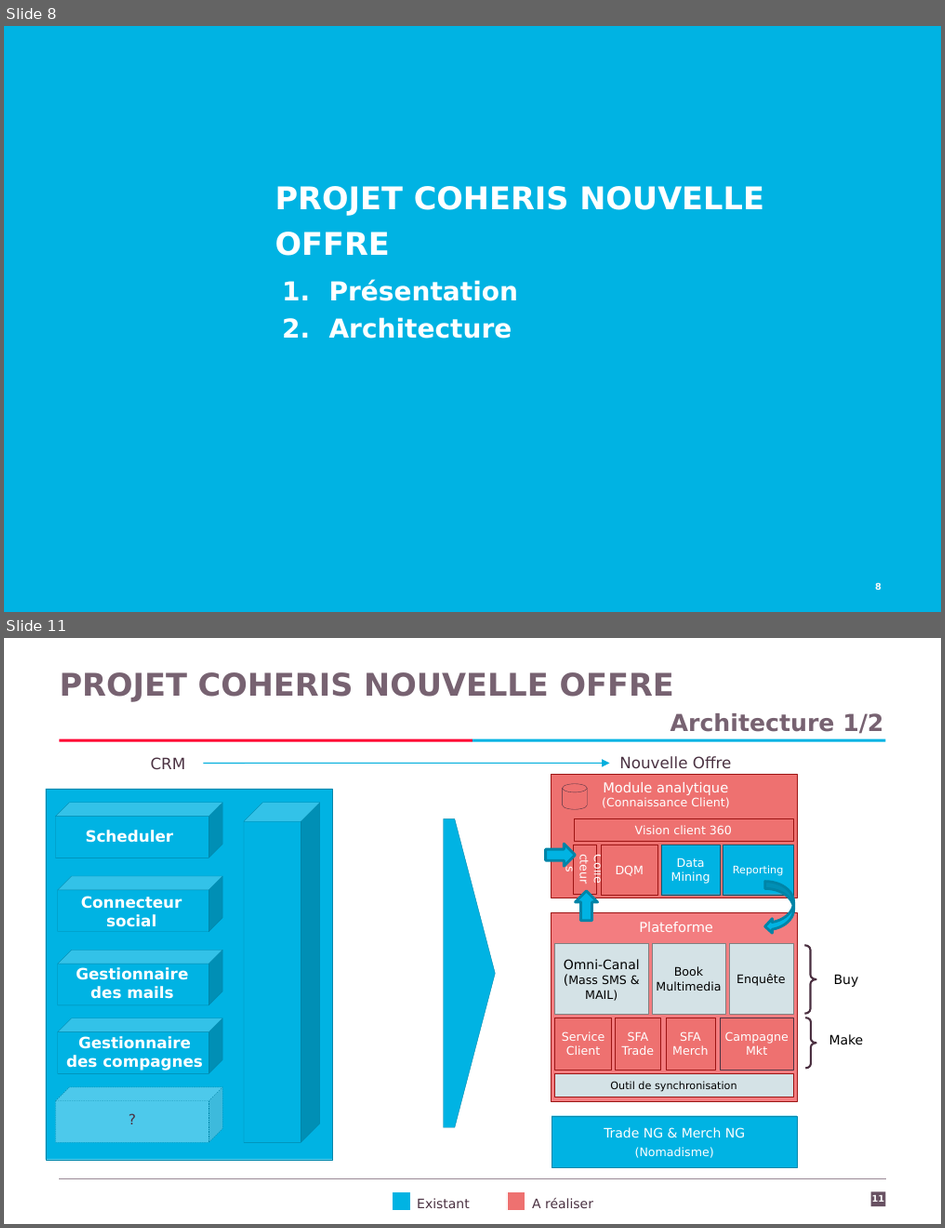
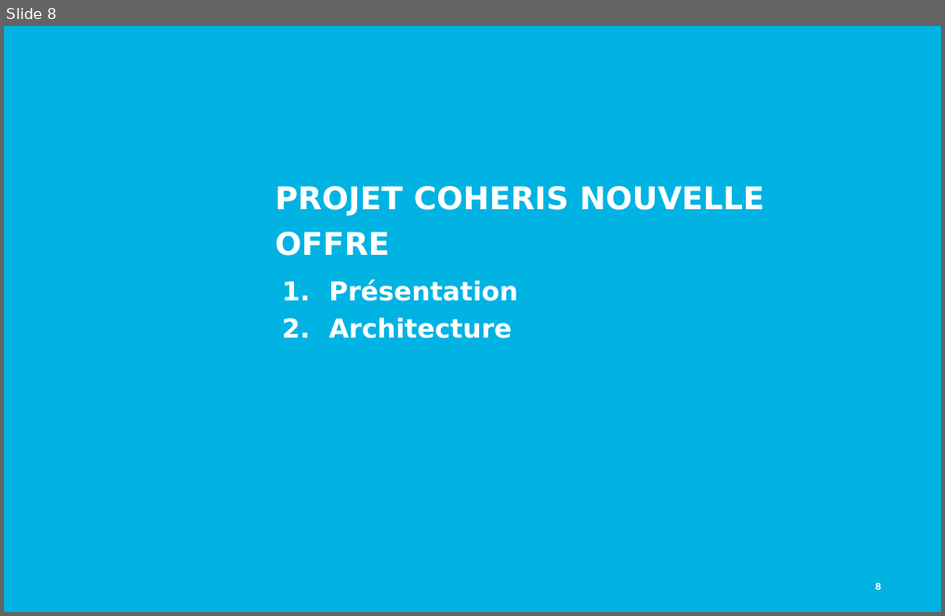
Before and after one commit to Kingsousse/Intership-Report-CRM, a slide deck: presentation.pptx. Shown one above the other, each under a label of ours: slides 8 and 11 before the commit, slide 8 after it; the slides between them are not shown. The pictures are 945x1228 and 945x616 pixels, drawn with LibreOffice and Linux fonts; fonts in the diff are those of the drawing; background and template pictures are left out. Boxes give left, top, right and bottom in pixels: in the first picture for what was removed or moved away, otherwise in the second. Text is boxed around its words. In the diff, an @@ line names an element or a change of style, - is before the commit and + after.

```diff
--- a/presentation.pptx
+++ b/presentation.pptx
@@ slide 11 removed at bbox=[4, 638, 941, 1224], background #FFFFFF @@
@@ title removed at bbox=[60, 672, 675, 702] @@
-PROJET COHERIS NOUVELLE OFFRE
@@ text removed at bbox=[671, 713, 884, 734] @@
-  Architecture 1/2
@@ rectangle removed at bbox=[59, 739, 473, 742] @@
@@ rectangle removed at bbox=[473, 739, 887, 742] @@
@@ text removed at bbox=[151, 757, 186, 770] @@
-CRM
@@ arrow removed from (204, 763) to (609, 763) @@
@@ text removed at bbox=[620, 756, 732, 769] @@
-Nouvelle Offre
@@ rectangle removed at bbox=[45, 789, 332, 1160] @@
@@ cube removed at bbox=[55, 802, 223, 857] @@
@@ cube removed at bbox=[244, 802, 320, 1142] @@
@@ text removed at bbox=[86, 830, 174, 843] @@
-Scheduler
@@ pentagon arrow removed at bbox=[444, 819, 495, 1127] @@
@@ rectangle removed at bbox=[574, 819, 794, 842] @@
-Vision client 360
@@ cube removed at bbox=[57, 876, 223, 932] @@
@@ group removed at bbox=[550, 774, 864, 1168]: 15 rectangles, 4 texts, 2 left braces, 2 up arrows, 1 cylinder, 1 curved left arrow @@
-Trade NG & Merch NG
-(Nomadisme)
-Service Client
-SFA Trade
-SFA Merch
-Campagne Mkt
-Omni-Canal
-(Mass SMS & MAIL)
-Book Multimedia
-Enquête
-Outil de synchronisation
-Plateforme
-Buy
-Make
-Collecteurs
-DQM
-Data Mining
-Reporting
-Module analytique
-(Connaissance Client)
@@ text removed at bbox=[81, 896, 183, 927] @@
-Connecteur social
@@ cube removed at bbox=[57, 950, 223, 1005] @@
@@ text removed at bbox=[76, 967, 188, 999] @@
-Gestionnaire des mails
@@ cube removed at bbox=[57, 1018, 223, 1074] @@
@@ text removed at bbox=[66, 1036, 203, 1070] @@
-Gestionnaire des compagnes
@@ cube removed at bbox=[55, 1087, 223, 1142] @@
-?
@@ line removed from (59, 1179) to (887, 1179) @@
@@ rectangle removed at bbox=[871, 1192, 887, 1207] @@
@@ page number removed at bbox=[873, 1195, 886, 1202] @@
-11
@@ group removed at bbox=[392, 1192, 594, 1210]: 2 rectangles, 2 texts @@
-Existant
-A réaliser
```
Also in this commit, not shown: 9 slides changed, 6 slides added, 2 other slides removed.
